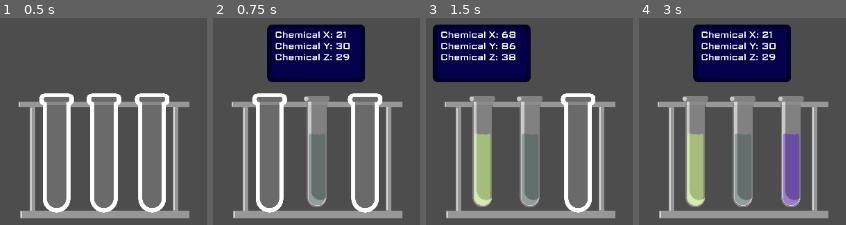
Above: before the commit, frames 1-4 (left to right).
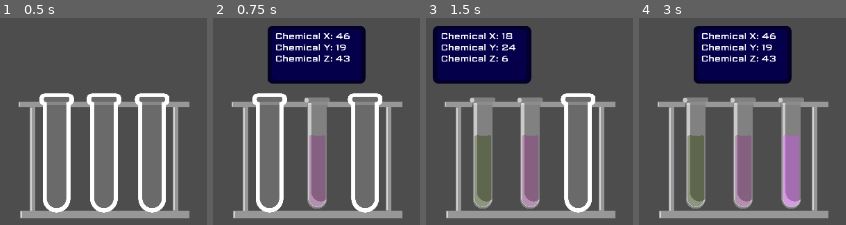
Above: after the commit, the same moments.

Repository: DevEhanTariq/godot-wild-jam-94
Game: Godot game, scene res://MainScenes/Workshop.tscn
Same seed, same stepped clock (60 frames per second), same inputs: the game is played once before the commit and once after it.
Inputs (mouse positions are in pixels of both pictures, inside the frame that each line leads up to):
- Up to frame 1 (0.5 s): no input
- Up to frame 2 (0.75 s): click (316, 152) at 0.52 s
- Up to frame 3 (1.5 s): click (481, 152) at 1.27 s
- Up to frame 4 (3 s): click (792, 152) at 2 s; tap Enter at 2.75 s; move the mouse to (742, 152) at 2.77 s

Frame 1 is identical in both runs. In frame 2, 6.8% of the frame differs, in the area x 26-74%, y 2-93%; in frame 3, 10%; in frame 4, 14%, in the area x 20-80%, y 2-93%.

Commit message:
Fix: Re-structured code
- Re-structured code

Diff:
--- a/ExtraScenes/TestTubeOutline.tscn
+++ b/ExtraScenes/TestTubeOutline.tscn
@@ -17,6 +17,5 @@
 
 [node name="TestTube" parent="." unique_id=168604631 instance=ExtResource("3_ci801")]
 visible = false
-position = Vector2(-2, -10)
 
 [connection signal="pressed" from="Button" to="." method="_on_button_pressed"]
--- a/ExtraScenes/TestTubeRack.tscn
+++ b/ExtraScenes/TestTubeRack.tscn
@@ -1,9 +1,11 @@
 [gd_scene format=3 uid="uid://calr80v4crctk"]
 
+[ext_resource type="Script" uid="uid://t5jrpkcdbnwi" path="res://ExtraScenes/test_tube_rack.gd" id="1_63n1q"]
 [ext_resource type="Texture2D" uid="uid://bh860ejlsaeqn" path="res://Assets/Art/TestTubeRack.png" id="1_82boo"]
 [ext_resource type="PackedScene" uid="uid://v8hk2y0ur540" path="res://ExtraScenes/TestTubeOutline.tscn" id="2_afmo7"]
 
 [node name="TestTubeRack" type="Node2D" unique_id=1648364924]
+script = ExtResource("1_63n1q")
 
 [node name="Sprite2D" type="Sprite2D" parent="." unique_id=737342472]
 texture = ExtResource("1_82boo")
--- a/ExtraScenes/TestTubeRenderer.tscn
+++ b/ExtraScenes/TestTubeRenderer.tscn
@@ -1,6 +1,7 @@
 [gd_scene format=3 uid="uid://cwi0p3x61bghe"]
 
 [ext_resource type="Texture2D" uid="uid://dda6f6h3ngx5a" path="res://Assets/Art/TestTubeLayer.png" id="1_6jgwb"]
+[ext_resource type="Script" uid="uid://ceco383k1esv1" path="res://ExtraScenes/test_tube_renderer.gd" id="1_lthjr"]
 [ext_resource type="Shader" uid="uid://bdd6rhx114n15" path="res://Shaders/TestTubeLiquadColor.gdshader" id="2_sb7us"]
 [ext_resource type="Texture2D" uid="uid://cclne66f1oxgt" path="res://Assets/Art/TestTubeLiquid.png" id="2_stytp"]
 [ext_resource type="PackedScene" uid="uid://ca0cjwsypt5vc" path="res://ExtraScenes/InfoHover.tscn" id="4_sb7us"]
@@ -14,6 +15,7 @@
 size = Vector2(145, 809)
 
 [node name="TestTube" type="Node2D" unique_id=168604631]
+script = ExtResource("1_lthjr")
 
 [node name="TestTubeBottomLayer" type="Sprite2D" parent="." unique_id=1738286690]
 texture = ExtResource("1_6jgwb")
--- a/ExtraScenes/test_tube_outline.gd
+++ b/ExtraScenes/test_tube_outline.gd
@@ -13,19 +13,15 @@
 func _on_button_pressed() -> void:
 	var Outline = $Button
 	var TestTube = $TestTube
-	var TestTubeLiquid = $TestTube/TestTubeBottomLayer/Liquid
-	var TestTubeInfo = $TestTube/InfoHover
 
-	var CX = randf_range(0.0, 1.0)
-	var CY = randf_range(0.0, 1.0)
-	var CZ = randf_range(0.0, 1.0)
+	var localInventory = get_parent()
+	localInventory.TestTubes.append(Global.TestTubes[Global.Selected])
+	Global.RemoveTestTube()
 
-	TestTubeInfo.ChemX = CX
-	TestTubeInfo.ChemY = CY
-	TestTubeInfo.ChemZ = CZ
+	TestTube.CX = localInventory.TestTubes[-1][0]
+	TestTube.CY = localInventory.TestTubes[-1][1]
+	TestTube.CZ = localInventory.TestTubes[-1][2]
 
-	var mat = TestTubeLiquid.material as ShaderMaterial
-	mat.set_shader_parameter("tint_color", Color(CX, CY, CZ, 1.0))
 
 	Outline.visible = false
 	TestTube.visible = true
--- /dev/null
+++ b/ExtraScenes/test_tube_rack.gd
@@ -0,0 +1,12 @@
+extends Node2D
+
+var TestTubes = []
+
+# Called when the node enters the scene tree for the first time.
+func _ready() -> void:
+	pass # Replace with function body.
+
+
+# Called every frame. 'delta' is the elapsed time since the previous frame.
+func _process(delta: float) -> void:
+	pass
--- /dev/null
+++ b/ExtraScenes/test_tube_renderer.gd
@@ -0,0 +1,22 @@
+extends Node2D
+
+var CX = 0.0
+var CY = 0.0
+var CZ = 0.0
+
+# Called when the node enters the scene tree for the first time.
+func _ready() -> void:
+	pass # Replace with function body.
+
+
+# Called every frame. 'delta' is the elapsed time since the previous frame.
+func _process(delta: float) -> void:
+	var Info = $InfoHover
+	var liquid = $TestTubeBottomLayer/Liquid
+
+	Info.ChemX = CX
+	Info.ChemY = CY
+	Info.ChemZ = CZ
+
+	var mat = liquid.material as ShaderMaterial
+	mat.set_shader_parameter("tint_color", Color(CX, CY, CZ, 1.0))
--- a/Globals.gd
+++ b/Globals.gd
@@ -1,8 +1,16 @@
 extends Node
+
+var TestTubes = []
+var Selected = 0
+
+func RemoveTestTube():
+	Global.TestTubes.remove_at(Selected)
 
 # Called when the node enters the scene tree for the first time.
 func _ready() -> void:
-	pass # Replace with function body.
+	Global.TestTubes.append([randf_range(0.0,1.0), randf_range(0.0,1.0), randf_range(0.0,1.0), len(Global.TestTubes)])
+	Global.TestTubes.append([randf_range(0.0,1.0), randf_range(0.0,1.0), randf_range(0.0,1.0), len(Global.TestTubes)])
+	Global.TestTubes.append([randf_range(0.0,1.0), randf_range(0.0,1.0), randf_range(0.0,1.0), len(Global.TestTubes)])
 
 
 # Called every frame. 'delta' is the elapsed time since the previous frame.
Not shown, added: ExtraScenes/test_tube_rack.gd.uid
Not shown, added: ExtraScenes/test_tube_renderer.gd.uid
